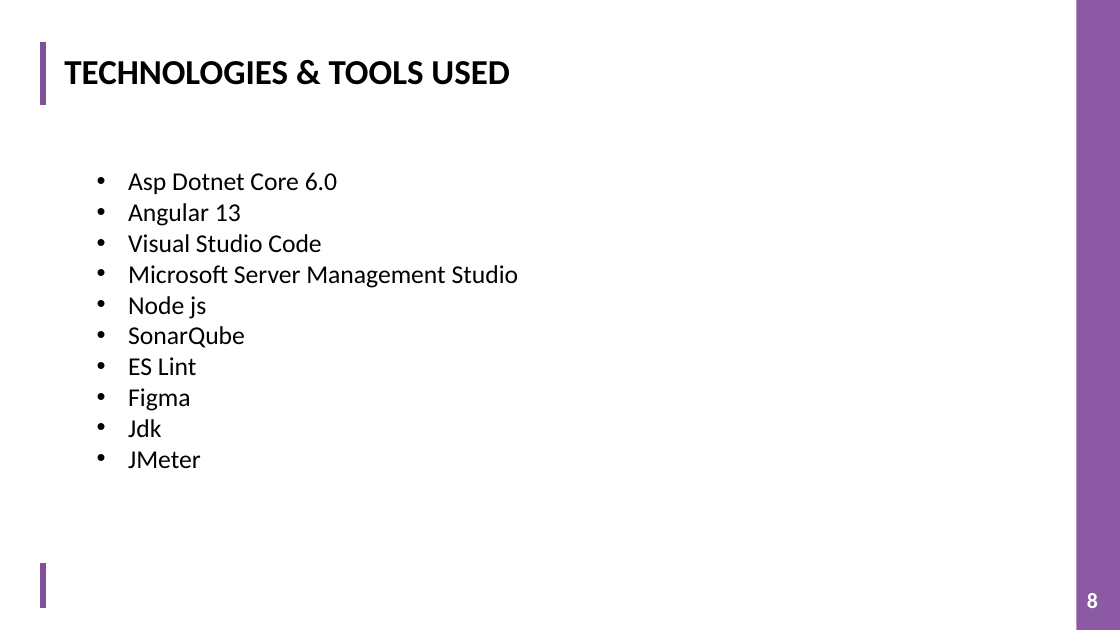
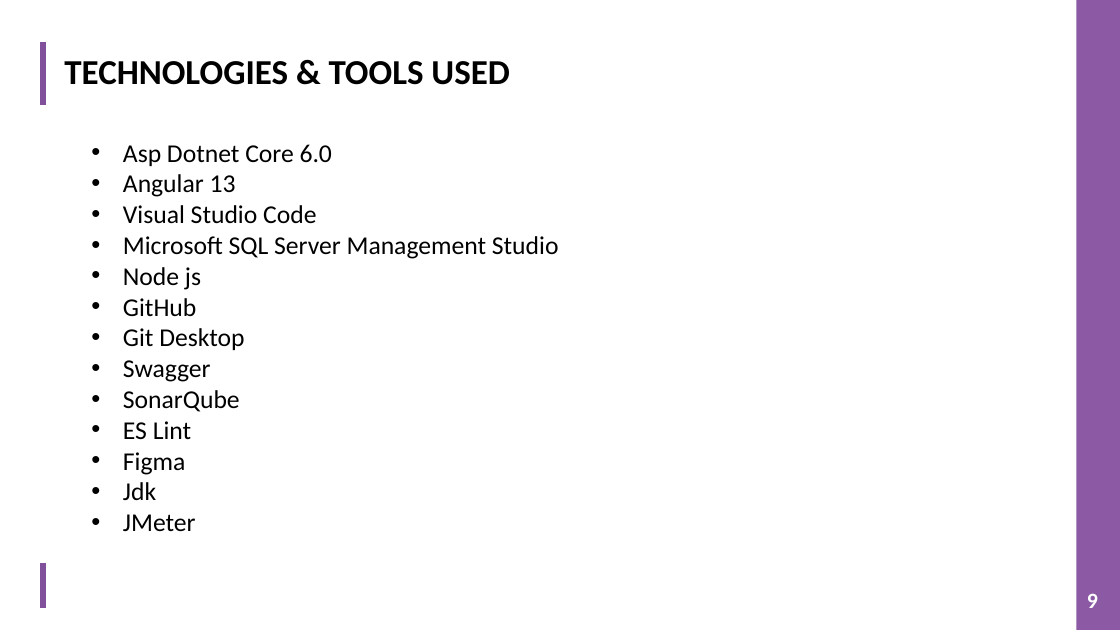
Before and after one commit to TeamAlpha01/Project, a slide deck: slide 9 of Demo PPT/IMS PPT.pptx (slide 8 before the commit). Drawn at 1120x630 pixels with LibreOffice and Linux fonts; fonts in the diff are those of the drawing; background and template pictures are left out. Boxes give left, top, right and bottom in pixels: in the first picture for what was removed or moved away, otherwise in the second. Text is boxed around its words. In the diff, an @@ line names an element or a change of style, - is before the commit and + after.

```diff
--- a/Demo PPT/IMS PPT.pptx
+++ b/Demo PPT/IMS PPT.pptx
@@ text "Asp Dotnet Core 6.0": place and size @@
-text "Asp Dotnet Core 6.0" at (128, 172, 519, 468)
+text "Asp Dotnet Core 6.0" at (123, 144, 559, 531)
@@ text at (123, 236, 559, 259): text changed @@
-• Microsoft Server Management Studio
+• Microsoft SQL Server Management Studio
@@ text at (123, 298, 244, 382): paragraphs added @@
+• GitHub
+• Git Desktop
+• Swagger
@@ page number at (1087, 593, 1098, 608): text changed @@
-8
+9
```
Also in this commit, not shown: 3 other slides changed, 1 slide added.
